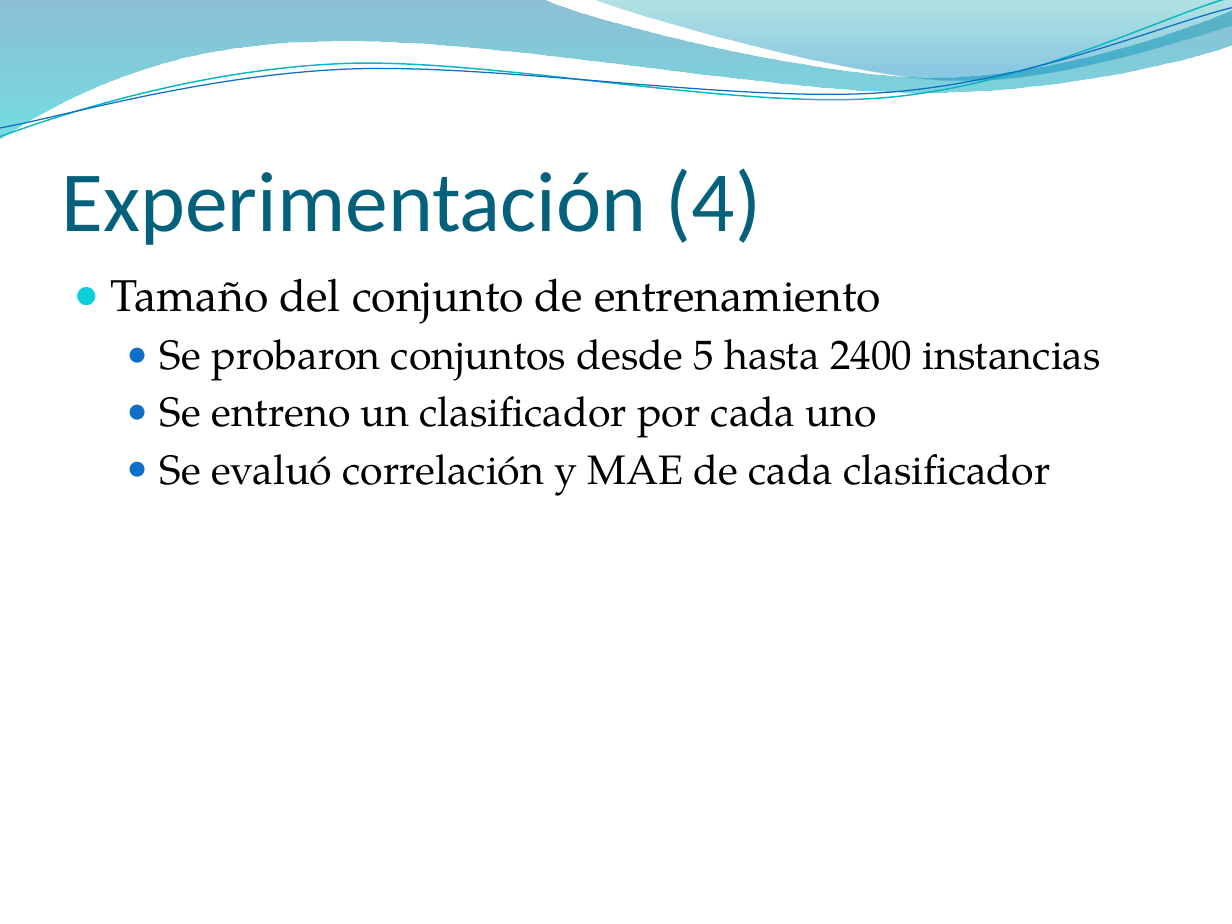
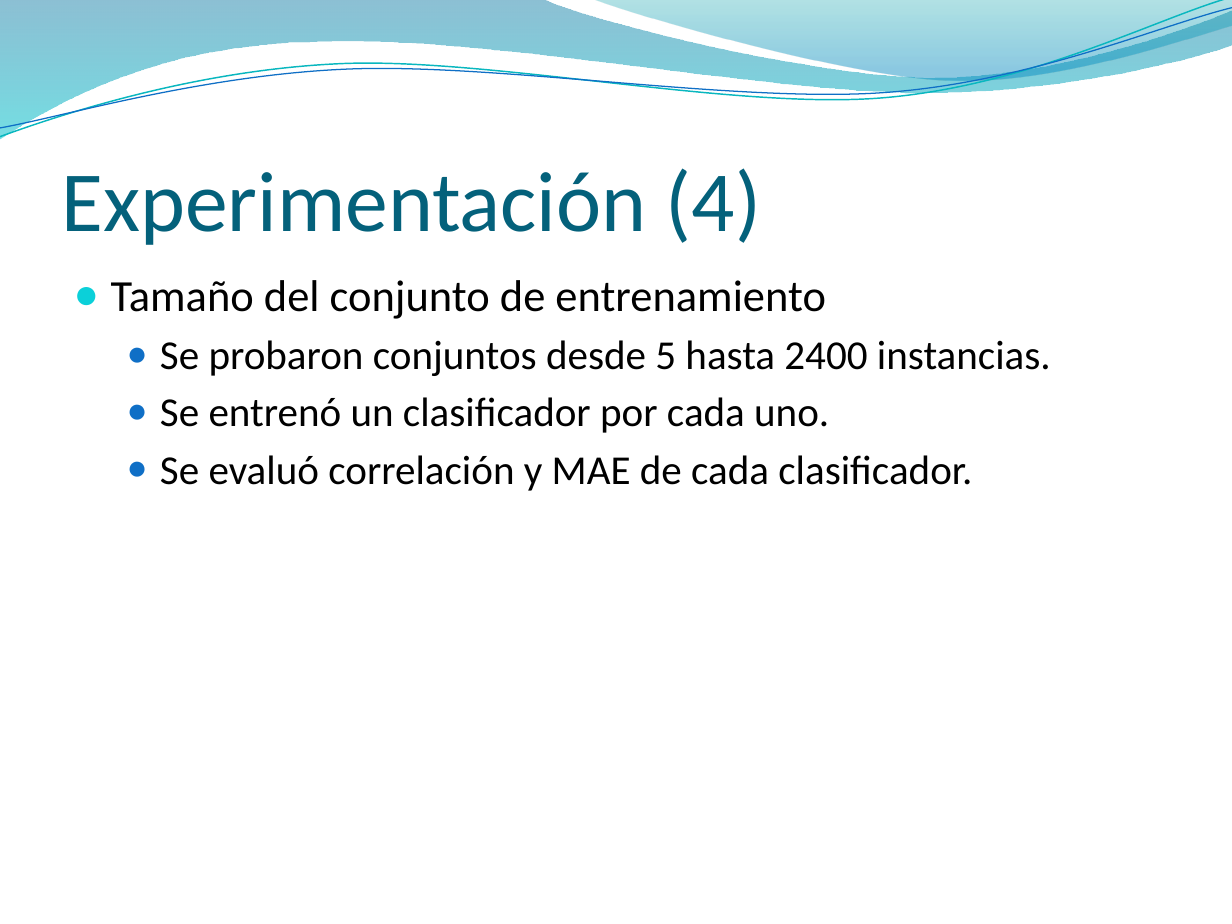
Before and after one commit to jaffadog/neuralito, a slide deck: slide 7 of neuralito/ArfGen/docs/Entregas/Informe Final/presentacion/maxi.pptx. Drawn at 1232x924 pixels with LibreOffice and Linux fonts; fonts in the diff are those of the drawing; background and template pictures are left out. Boxes give left, top, right and bottom in pixels: in the first picture for what was removed or moved away, otherwise in the second. Text is boxed around its words. In the diff, an @@ line names an element or a change of style, - is before the commit and + after.

```diff
--- a/neuralito/ArfGen/docs/Entregas/Informe Final/presentacion/maxi.pptx
+++ b/neuralito/ArfGen/docs/Entregas/Informe Final/presentacion/maxi.pptx
@@ text at bbox=[111, 280, 826, 319]: font TeX Gyre Pagella to Calibri in "Tamaño del conjunto de entrenamiento" @@
@@ text at bbox=[160, 340, 1051, 491]: text changed; font TeX Gyre Pagella to Calibri @@
-  ● Se probaron conjuntos desde 5 hasta 2400 instancias
-  ● Se entreno un clasificador por cada uno
-  ● Se evaluó correlación y MAE de cada clasificador
+  ● Se probaron conjuntos desde 5 hasta 2400 instancias.
+  ● Se entrenó un clasificador por cada uno.
+  ● Se evaluó correlación y MAE de cada clasificador.
```
Also in this commit, not shown: 26 other slides changed.
